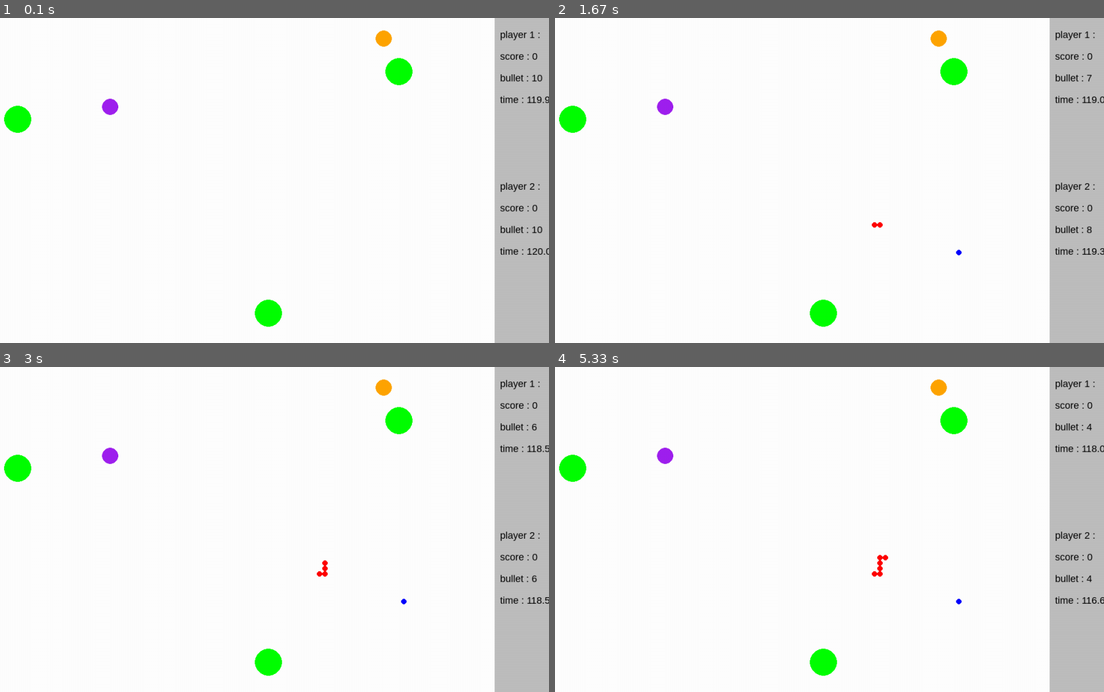
Above: before the commit, frames 1-4 (two rows, left to right).
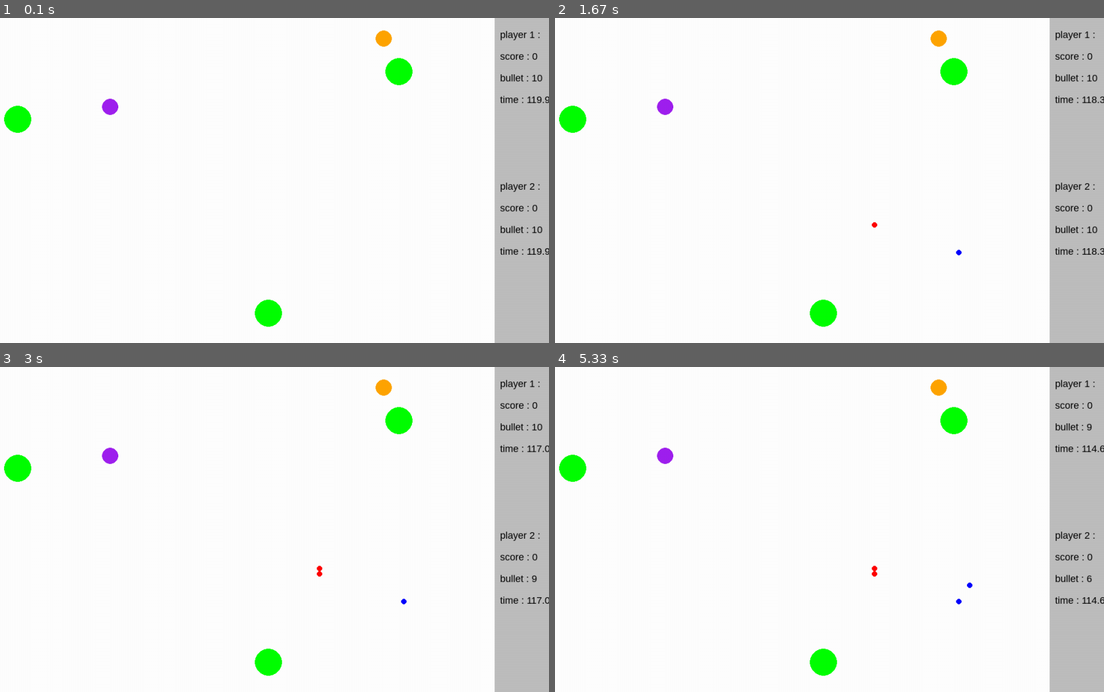
Above: after the commit, the same moments.

Repository: Amirhgdz2006/Mini-project
Game: pygame game, started from pygame_UI.py
Same seed, same stepped clock (60 frames per second), same inputs: the game is played once before the commit and once after it.
Inputs:
- Up to frame 1 (0.1 s): no input
- Up to frame 2 (1.67 s): tap Space at 0.33, 0.73, 1.03, 1.23, 1.53 s; hold W 0.67-1.13 s; hold Right 0.67-1.13 s; hold A 1.17-1.63 s; hold Right 1.17-1.63 s
- Up to frame 3 (3 s): hold D 2.17-2.63 s; hold Up 2.17-2.63 s; tap Space at 2.23, 2.53, 2.73 s; hold Shift from 2.67 s (still down); hold Up from 2.67 s (still down)
- Up to frame 4 (5.33 s): tap Space at 3.03, 3.57, 3.87, 5.23 s; release Shift at 3.13 s; release Up at 3.13 s; tap S at 3.17 s; hold Shift 3.5-3.97 s; hold Up 3.5-3.97 s; tap Right Shift at 4.5 s; tap Shift at 4.83 s; hold Shift from 5.17 s (still down); hold Right from 5.17 s (still down)

The runs differ from the first frame. In frame 1, less than 0.1% of the frame differs, in the area x 96-100%, y 70-73%; in frame 2, less than 0.1%; in frame 3, 0.1%; in frame 4, 0.2%, in the area x 57-100%, y 17-73%.

Commit message:
fixing problems

Diff:
--- a/pygame_UI.py
+++ b/pygame_UI.py
@@ -5,7 +5,6 @@
 import sys
 import copy
 import math
-
 
 pg.init()
 # ---------------------------------------- class
@@ -74,7 +73,7 @@
 first_move_blue = True
 first_move_red = True
 game_end = False
-turn = 1
+
 fps = pg.time.Clock()
 
 font = pg.font.SysFont('Arial',18)
@@ -94,12 +93,12 @@
     player_1_text = font.render('player 1 :',True,'black')
     player_1_score_text = font.render(f'score : {player_1.score}',True,'black')
     player_1_bullet_text = font.render(f'bullet : {player_1.bullet}',True,'black')
-    player_1_time_text = font.render(f'time : {float(player_1.time/60)}',True,'black')
+    player_1_time_text = font.render(f'time : {round(float(player_1.time/60),2)}',True,'black')
 
     player_2_text = font.render('player 2 :',True,'black')
     player_2_score_text = font.render(f'score : {player_2.score}',True,'black')
     player_2_bullet_text = font.render(f'bullet : {player_2.bullet}',True,'black')
-    player_2_time_text = font.render(f'time : {float(player_2.time/60)}',True,'black')
+    player_2_time_text = font.render(f'time : {round(float(player_2.time/60),2)}',True,'black')
 
     screen.blit(player_1_text,(1010,20))
     screen.blit(player_1_score_text,(1010,60))
@@ -138,19 +137,19 @@
         pg.draw.circle(screen, 'red', (coordinate[0], coordinate[1]), 5)
     # ----------
 
-    if turn == 1:
-        if game_end == False:
-            if int(player_1.time) > 0:
-                player_1.time -= 1
-            else:
-                player_1.time = 0
-
-    elif turn == 2:
-        if game_end == False:
-            if int(player_2.time) > 0:
-                player_2.time -= 1
-            else:
-                player_2.time = 0
+
+    if game_end == False:
+        if int(player_1.time) > 0:
+            player_1.time -= 1
+        else:
+            player_1.time = 0
+
+
+    if game_end == False:
+        if int(player_2.time) > 0:
+            player_2.time -= 1
+        else:
+            player_2.time = 0
 
 
     for item in pg.event.get():
@@ -159,9 +158,10 @@
             is_running = False
             break
 
-        if turn == 1:
-
-            if item.type == KEYDOWN:
+
+
+        if item.type == KEYDOWN:
+            if player_1.bullet > 0 and player_1.time > 0 :
 
                 if first_move_blue == True:
                     if item.key == K_SPACE:
@@ -189,7 +189,7 @@
                             if lst_bullet_blue_temp[0][0] > 10:
                                 lst_bullet_blue_temp[0][0] -= 10
 
-                        if item.key == K_SPACE:
+                        if item.key ==  K_RSHIFT:
                             lst_bullet_blue.append(copy.deepcopy(lst_bullet_blue_temp[0]))
                             if player_1.bullet > 0:
                                 player_1.bullet -= 1
@@ -223,15 +223,15 @@
                                 player_1.bullet += 5
                                 lst_notif.append('player 1 bullet added')
 
-                            # ----------
-                            if int(player_2.time) != 0:
-                                turn = 2
-
-
-
-        elif turn == 2:
-
-            if item.type == KEYDOWN:
+                        # ----------
+
+
+
+
+
+
+        if item.type == KEYDOWN:
+            if player_2.bullet > 0 and player_2.time > 0:
 
                 if first_move_red == True:
                     if item.key == K_SPACE:
@@ -243,23 +243,23 @@
 
                     if game_end == False:
 
-                        if item.key == K_UP:
+                        if item.key == K_w:
                             if lst_bullet_red_temp[0][1] > 10:
                                 lst_bullet_red_temp[0][1] -= 10
 
-                        elif item.key == K_RIGHT:
+                        elif item.key == K_d:
                             if lst_bullet_red_temp[0][0] < 990:
                                 lst_bullet_red_temp[0][0] += 10
 
-                        elif item.key == K_DOWN:
+                        elif item.key == K_s:
                             if lst_bullet_red_temp[0][1] < 590:
                                 lst_bullet_red_temp[0][1] += 10
 
-                        elif item.key == K_LEFT:
+                        elif item.key == K_a:
                             if lst_bullet_red_temp[0][0] > 10:
                                 lst_bullet_red_temp[0][0] -= 10
 
-                        if item.key == K_SPACE:
+                        if item.key == K_LSHIFT :
                             lst_bullet_red.append(copy.deepcopy(lst_bullet_red_temp[0]))
                             if player_2.bullet > 0:
                                 player_2.bullet -= 1
@@ -292,9 +292,8 @@
                                 changing(bulletboard_1)
                                 player_2.bullet += 5
                                 lst_notif.append('player 2 bullet added')
-                            # ----------
-                            if int(player_1.time) != 0:
-                                turn = 1
+                        # ----------
+
 
     player_1_win = font2.render('Player 1 WIN',True,'yellow')
     player_2_win = font2.render('Player 2 WIN',True,'yellow')
